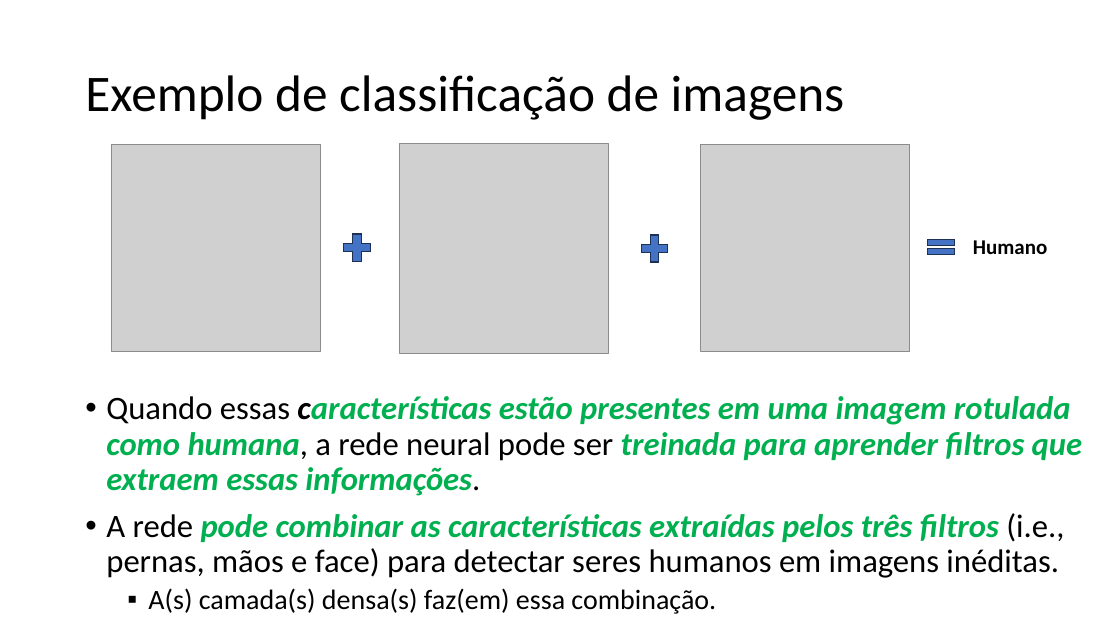
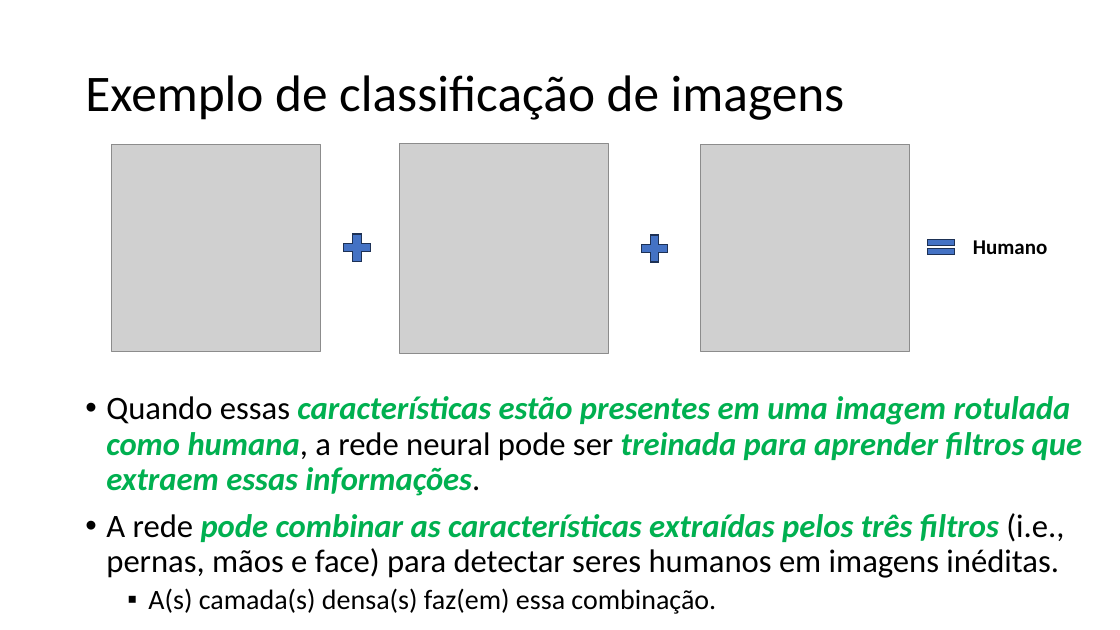
Before and after one commit to zz4fap/tp557-iot-ml, a slide deck: slide 53 of slides/TP557_12_Introduzindo_convoluções.pptx (slide 52 before the commit). Drawn at 1120x630 pixels with LibreOffice and Linux fonts; fonts in the diff are those of the drawing; grey boxes stand for pictures. Boxes give left, top, right and bottom in pixels: in the first picture for what was removed or moved away, otherwise in the second. Text is boxed around its words. In the diff, an @@ line names an element or a change of style, - is before the commit and + after.

```diff
--- a/slides/TP557_12_Introduzindo_convoluções.pptx
+++ b/slides/TP557_12_Introduzindo_convoluções.pptx
@@ text at (x1=106, y1=396, x2=1082, y2=496): text colour #000000 to #00B050 in "características" @@
```
Also in this commit, not shown: 7 other slides changed, 1 slide added, 1 other file.
